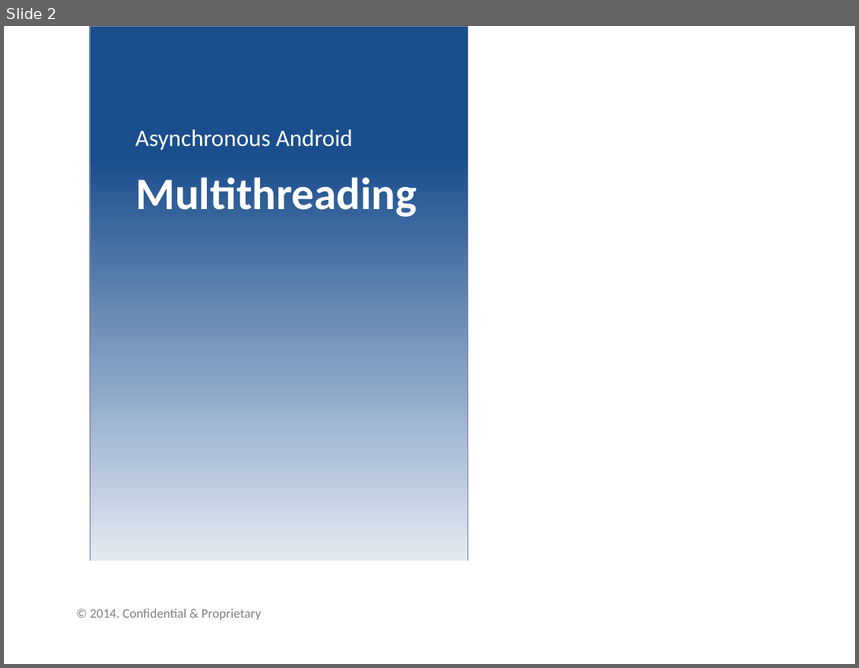
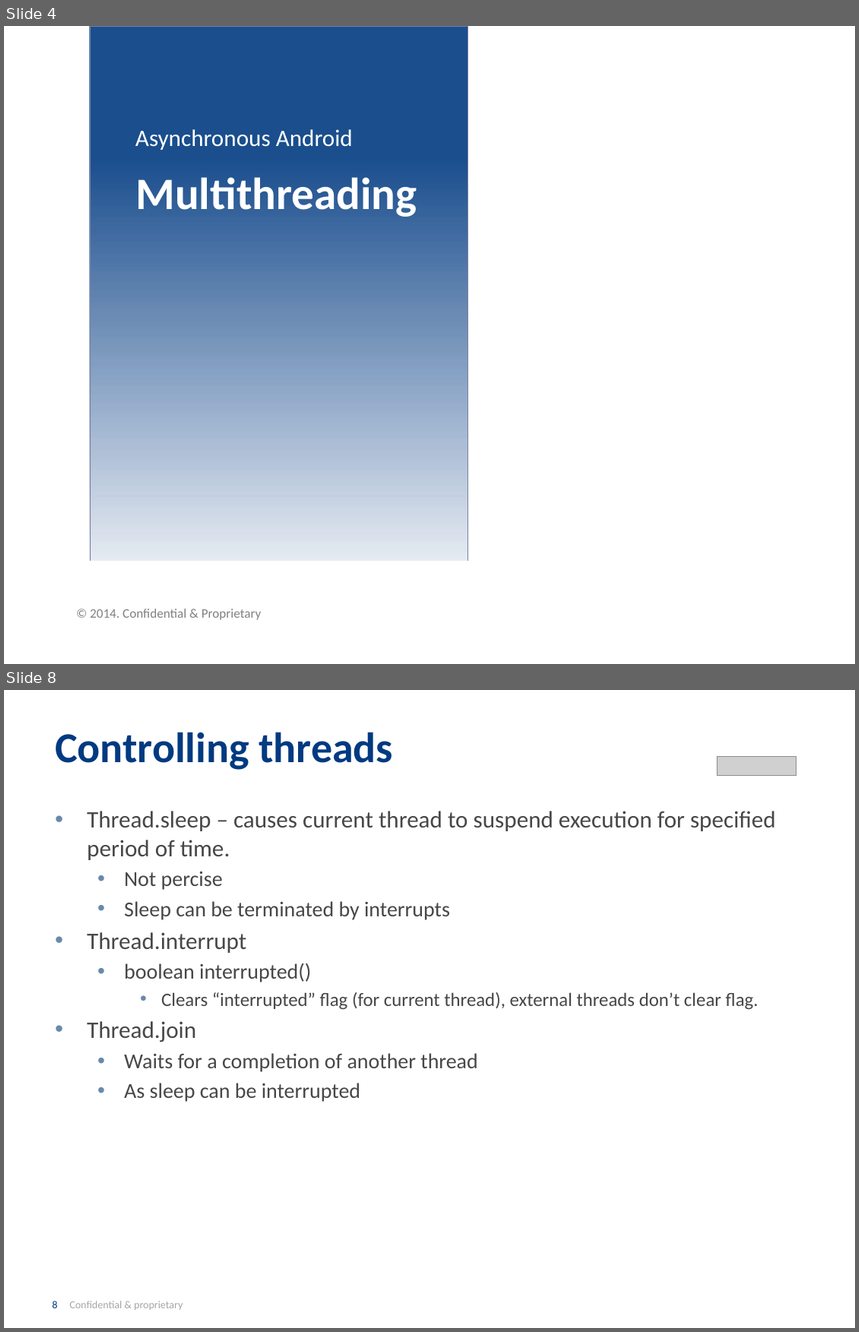
Before and after one commit to INRIX-Iurii-Okhmat/BrownBags, a slide deck: Presentation/Asynchronous Android.pptx. Shown one above the other, each under a label of ours: slide 2 before the commit, slides 4 and 8 after it; the slides between them are not shown. The pictures are 859x668 and 859x1332 pixels, drawn with LibreOffice and Linux fonts; fonts in the diff are those of the drawing; grey boxes stand for pictures; background and template pictures are left out. Boxes give left, top, right and bottom in pixels: in the first picture for what was removed or moved away, otherwise in the second. Text is boxed around its words. In the diff, an @@ line names an element or a change of style, - is before the commit and + after.

```diff
--- a/Presentation/Asynchronous Android.pptx
+++ b/Presentation/Asynchronous Android.pptx
@@ slide 8 added at (x1=4, y1=690, x2=855, y2=1328), background #FFFFFF @@
@@ title added at (x1=55, y1=732, x2=393, y2=770), 36 pt, text #013A81, bold @@
+Controlling threads
@@ picture added at (x1=718, y1=756, x2=797, y2=775) @@
@@ text added at (x1=87, y1=811, x2=776, y2=1102), 18 pt, text #474747 @@
+• Thread.sleep – causes current thread to suspend execution for specified period of time.
+  • Not percise
+  • Sleep can be terminated by interrupts
+• Thread.interrupt
+  • boolean interrupted()
+    • Clears “interrupted” flag (for current thread), external threads don’t clear flag.
+• Thread.join
+  • Waits for a completion of another thread
+  • As sleep can be interrupted
@@ page number added at (x1=52, y1=1301, x2=183, y2=1310), 9 pt, text #A6A6A6 @@
+8 Confidential & proprietary
@@ what was slide 2 is now slide 4 @@
```
Also in this commit, not shown: 27 other slides added.
